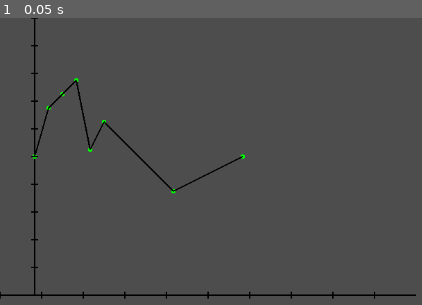
Above: before the commit, frame 1.
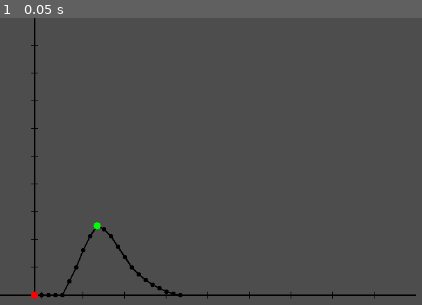
Above: after the commit, the same moment.

Repository: Ayadayi/Tissu_cardiaque
Game: Godot game, scene res://node_2d.tscn
The game is run twice, just before and just after one commit, with the same random seed, the same clock (stepped at 60 frames per second) and the same inputs.
Inputs:
- Up to frame 1 (0.05 s): no input

The runs differ from the first frame. In frame 1, 1.2% of the frame differs, in the area x 0-89%, y 0-98%.

Commit message:
calcule de l'amplitude Max

Diff:
--- a/courbe/control.gd
+++ b/courbe/control.gd
@@ -1,45 +1,93 @@
 extends Control
 
-const RESOLUTION := 100  # Nombre de points
-const POINT_SIZE := 3  # Taille des points
+const RESOLUTION := 100
+const POINT_SIZE := 3
 var width := 600
 var height := 400
 
-# Tableau pour stocker les points (chaque point est un Vector2)
 var points : Array = []
 
 func _ready():
-	# Ajout de points manuellement à partir du tableau
-	# Ajouter des points
-	points.append(Vector2(50, height / 2))
-	points.append(Vector2(70, height / 2 - 70))
-	points.append(Vector2(90, height / 2 - 90))
-	points.append(Vector2(110, height / 2 - 110))
-	points.append(Vector2(130, 190))
-	points.append(Vector2(150, height / 2 - 50))
-	points.append(Vector2(250, height / 2 + 50))
-	points.append(Vector2(350, height / 2))
+	# Courbe de points : latence -> contraction -> relaxation
+	points = [
+		Vector2(50, height),      # Latence (repos)
+		Vector2(60, height),
+		Vector2(70, height),
+		Vector2(80, height),
+		Vector2(90, height),
+		Vector2(100, height - 20),  # Début contraction
+		Vector2(110, height - 40),
+		Vector2(120, height - 65),
+		Vector2(130, height - 85),
+		Vector2(140, height - 100), # Pic de contraction
+		Vector2(150, height - 95),
+		Vector2(160, height - 85),
+		Vector2(170, height - 70),
+		Vector2(180, height - 55),
+		Vector2(190, height - 40),
+		Vector2(200, height - 30),
+		Vector2(210, height - 22),
+		Vector2(220, height - 15),
+		Vector2(230, height - 10),
+		Vector2(240, height - 5),
+		Vector2(250, height - 2),
+		Vector2(260, height),      # Retour au repos
+		Vector2(260, height),
+		Vector2(260, height),
+		Vector2(260, height),
+		Vector2(260, height),
+	]
 
+	queue_redraw()
 
 func _draw():
-	# Dessiner les axes X et Y
-	draw_line(Vector2(50, 0), Vector2(50, height), Color(0, 0, 0), 2)  # L'axe Y
-	draw_line(Vector2(0, height), Vector2(width, height), Color(0, 0, 0), 2)  # L'axe X
+	# Axes
+	draw_line(Vector2(50, 0), Vector2(50, height), Color(0, 0, 0), 2)  # Axe Y
+	draw_line(Vector2(0, height), Vector2(width, height), Color(0, 0, 0), 2)  # Axe X
 
+	# Points + lignes
+	for point in points:
+		draw_circle(point, POINT_SIZE, Color(0, 0, 0))  # Noir
 
-	# Dessiner les points saisis
-	for point in points:
-		draw_circle(point, POINT_SIZE, Color(0, 1, 0))
+	for i in range(points.size() - 1):
+		draw_line(points[i], points[i + 1], Color(0, 0, 0), 2)
 
-	# Relier les points entre eux
-	for i in range(points.size() - 1):
-		draw_line(points[i], points[i+1], Color(0, 0, 0), 2)
+	# Point de contraction max (plus haut) en vert
+	var max_point = get_max_point()
+	draw_circle(max_point, POINT_SIZE + 2, Color(0, 1, 0))
 
-	# Ajouter des graduations sur l'axe des abscisses
+	# Point min en rouge
+	draw_circle(get_min_point(), POINT_SIZE + 2, Color(1, 0, 0))
+
+	# Repères sur X
 	for i in range(0, RESOLUTION, int(RESOLUTION / 10)):
 		var x = i / float(RESOLUTION) * width
-		draw_line(Vector2(x, height - 5), Vector2(x, height + 5), Color(0, 0, 0), 2)  # Repères sur l'axe des X
+		draw_line(Vector2(x, height - 5), Vector2(x, height + 5), Color(0, 0, 0), 1)
 
-	# Ajouter des repères sur l'axe des ordonnées
+	# Repères sur Y
 	for i in range(0, height, int(height / 10)):
-		draw_line(Vector2(45, i), Vector2(55, i), Color(0, 0, 0), 2)  # Repères sur l'axe des Y
+		draw_line(Vector2(45, i), Vector2(55, i), Color(0, 0, 0), 1)
+
+	# Affichage dans la console de l’amplitude
+	var base_y = height
+	var base_point = Vector2(max_point.x, base_y)
+	var amplitude = base_y - max_point.y
+	print("Amplitude de contraction : ", amplitude)
+
+func get_max_point() -> Vector2:
+	if points.is_empty():
+		return Vector2.ZERO
+	var max_point = points[0]
+	for p in points:
+		if p.y < max_point.y:
+			max_point = p
+	return max_point
+
+func get_min_point() -> Vector2:
+	if points.is_empty():
+		return Vector2.ZERO
+	var min_point = points[0]
+	for p in points:
+		if p.y > min_point.y:
+			min_point = p
+	return min_point
